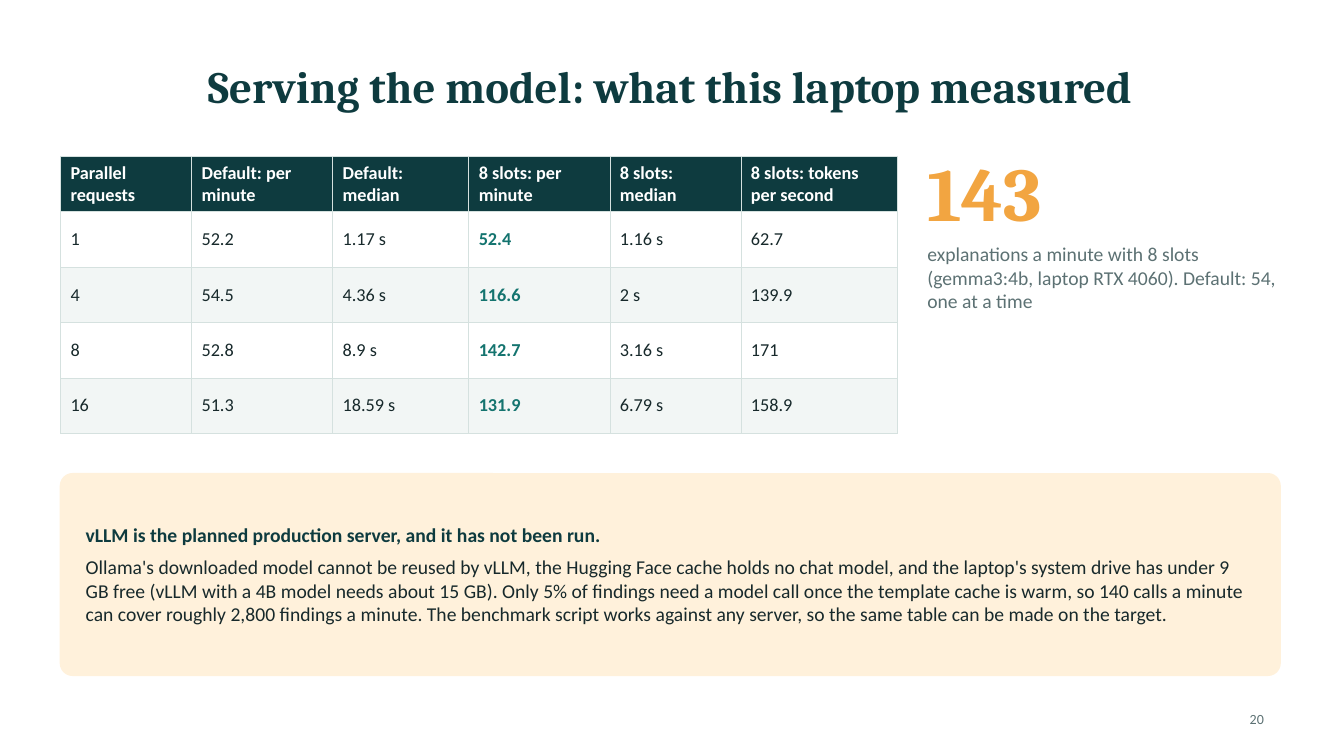
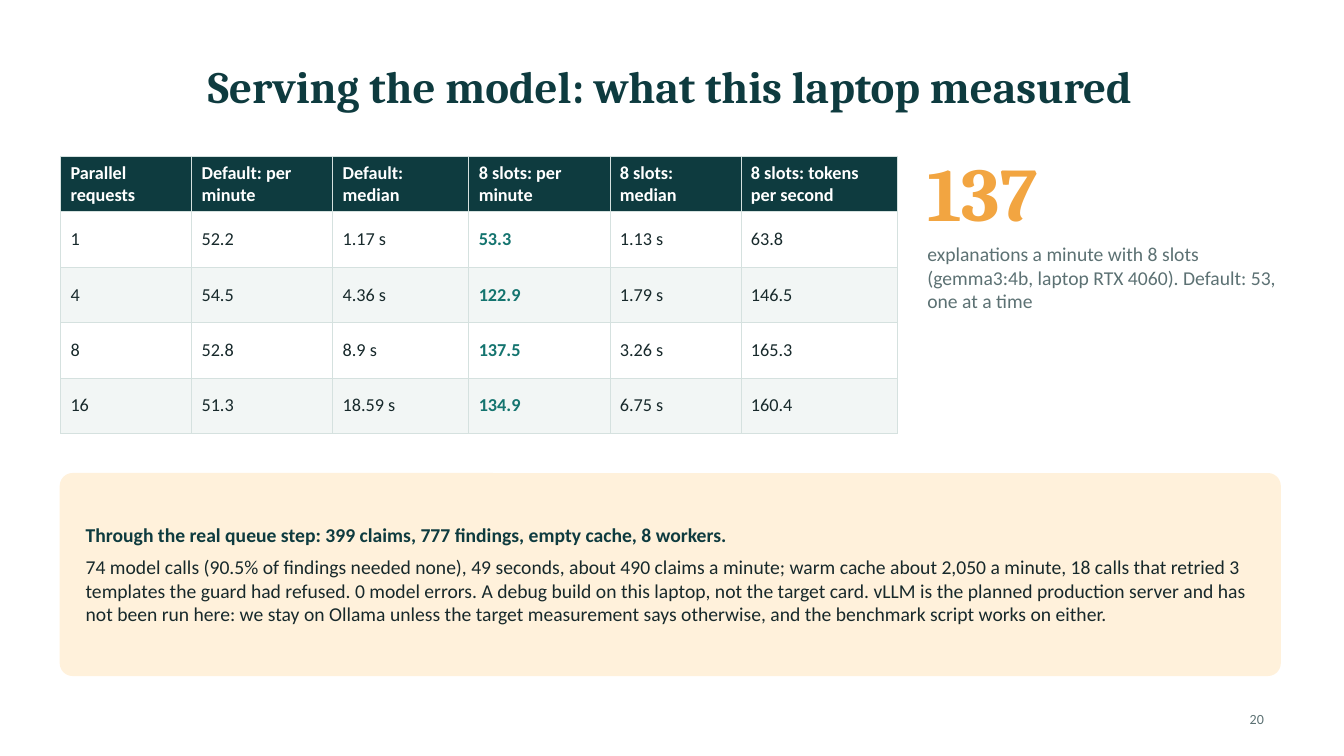
Before and after one commit to PublisherX02/Claim_Guard, a slide deck: slide 20 of docs/presentation/ClaimGuard_Mentor_Session.pptx. Drawn at 1344x756 pixels with LibreOffice and Linux fonts; fonts in the diff are those of the drawing. Boxes give left, top, right and bottom in pixels: in the first picture for what was removed or moved away, otherwise in the second. Text is boxed around its words. In the diff, an @@ line names an element or a change of style, - is before the commit and + after.

```diff
--- a/docs/presentation/ClaimGuard_Mentor_Session.pptx
+++ b/docs/presentation/ClaimGuard_Mentor_Session.pptx
@@ table at (60, 156, 897, 415) @@
-row 2: 1 | 52.2 | 1.17 s | 52.4 | 1.16 s | 62.7
+row 2: 1 | 52.2 | 1.17 s | 53.3 | 1.13 s | 63.8
-row 3: 4 | 54.5 | 4.36 s | 116.6 | 2 s | 139.9
+row 3: 4 | 54.5 | 4.36 s | 122.9 | 1.79 s | 146.5
-row 4: 8 | 52.8 | 8.9 s | 142.7 | 3.16 s | 171
+row 4: 8 | 52.8 | 8.9 s | 137.5 | 3.26 s | 165.3
-row 5: 16 | 51.3 | 18.59 s | 131.9 | 6.79 s | 158.9
+row 5: 16 | 51.3 | 18.59 s | 134.9 | 6.75 s | 160.4
@@ text at (927, 169, 1037, 222): text changed @@
-143
+137
@@ text at (927, 247, 1276, 308): text changed @@
-explanations a minute with 8 slots (gemma3:4b, laptop RTX 4060). Default: 54, one at a time
+explanations a minute with 8 slots (gemma3:4b, laptop RTX 4060). Default: 53, one at a time
@@ text at (86, 528, 1245, 625): text changed @@
-vLLM is the planned production server, and it has not been run.
-Ollama's downloaded model cannot be reused by vLLM, the Hugging Face cache holds no chat model, and the laptop's system drive has under 9 GB free (vLLM with a 4B model needs about 15 GB). Only 5% of findings need a model call once the template cache is warm, so 140 calls a minute can cover roughly 2,800 findings a minute. The benchmark script works against any server, so the same table can be made on the target.
+Through the real queue step: 399 claims, 777 findings, empty cache, 8 workers.
+74 model calls (90.5% of findings needed none), 49 seconds, about 490 claims a minute; warm cache about 2,050 a minute, 18 calls that retried 3 templates the guard had refused. 0 model errors. A debug build on this laptop, not the target card. vLLM is the planned production server and has not been run here: we stay on Ollama unless the target measurement says otherwise, and the benchmark script works on either.
```
Also in this commit, not shown: 1 other slide changed, 2 other files.
